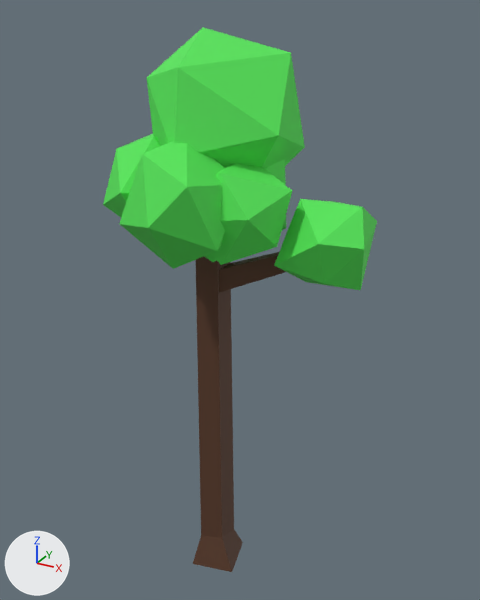
Two versions of the FBX model Assets/Models/LowPolyTree6Medium.fbx, one commit apart.
One viewpoint serves both versions: a 50 mm lens placed at (15.9, -26.5, 29.3), pointed at (1.0, 0.6, 15.8). Lighting does not change. The marker at lower left points along +X, +Y and +Z. Where no turn or scale is listed for an object, it has been applied to the vertices.

The scene before the commit, as lines of its bpy script (objects in view):
```python
me_icosphere = bpy.data.meshes.new('Icosphere')
me_icosphere.from_pydata(...)  # 84 vertices, 140 faces; spans x -5.08..7.77, y -5.7..5.36, z -3.56..7.37
me_icosphere.materials.append(mat_leaf6)  # green #53e757
me_stump = bpy.data.meshes.new('Stump')
me_stump.from_pydata(...)  # 20 vertices, 16 faces; spans x -1.7..5.7, y -1.5..1.5, z -1.0..21.4
me_stump.materials.append(mat_bark6)  # brown #573723
ob_leaves = bpy.data.objects.new('Leaves', me_icosphere)
ob_leaves.location = (0.0, 0.0, 21.14)
ob_tree3 = bpy.data.objects.new('Tree3', me_stump)
ob_tree3.location = (0.0, 0.0, 0.0)
```
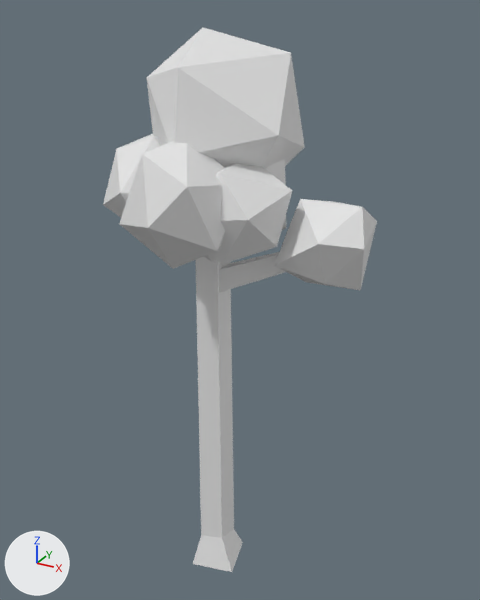
The change, as a diff of the scene's bpy script:
```diff
--- a/Assets/Models/LowPolyTree6Medium.fbx.py
+++ b/Assets/Models/LowPolyTree6Medium.fbx.py
@@ me_stump @@
 me_stump.from_pydata(...)  # 20 vertices, 16 faces; spans x -1.7..5.7, y -1.5..1.5, z -1.0..21.4
-me_stump.materials.append(mat_bark6)  # brown #573723
@@ me_icosphere @@
 me_icosphere.from_pydata(...)  # 84 vertices, 140 faces; spans x -5.08..7.77, y -5.7..5.36, z -3.56..7.37
-me_icosphere.materials.append(mat_leaf6)  # green #53e757
```

Where the change shows, as pixel boxes (x1, y1, x2, y2) in the pictures (480 x 600 px):
'Leaves', recoloured (green to white): (103, 28, 377, 290) in both
'Tree3', recoloured (brown to grey): (193, 252, 286, 572) in both
